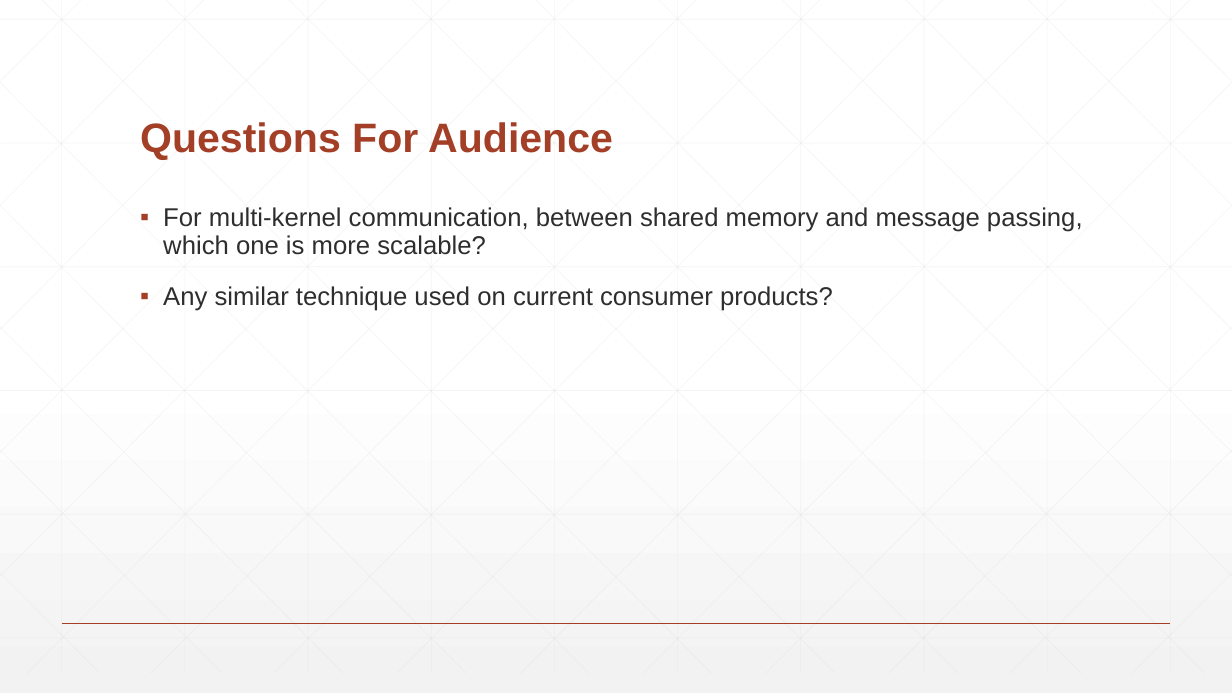
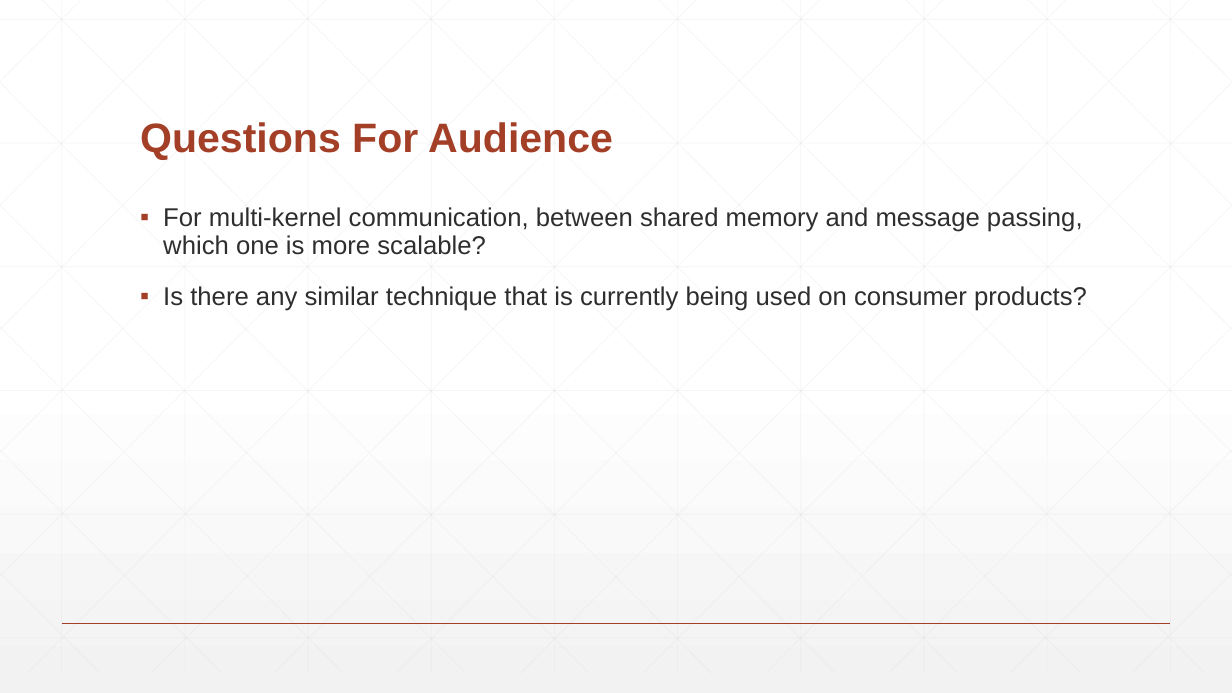
Before and after one commit to srtulon/srtulon_5704project, a slide deck: slide 17 of Slide_Presentation.pptx. Drawn at 1232x693 pixels with LibreOffice and Linux fonts; fonts in the diff are those of the drawing. Boxes give left, top, right and bottom in pixels: in the first picture for what was removed or moved away, otherwise in the second. Text is boxed around its words. In the diff, an @@ line names an element or a change of style, - is before the commit and + after.

```diff
--- a/Slide_Presentation.pptx
+++ b/Slide_Presentation.pptx
@@ text at (x1=163, y1=286, x2=1087, y2=311): text changed @@
-▪ Any similar technique used on current consumer products?
+▪ Is there any similar technique that is currently being used on consumer products?
```
Also in this commit, not shown: 4 other slides changed.
